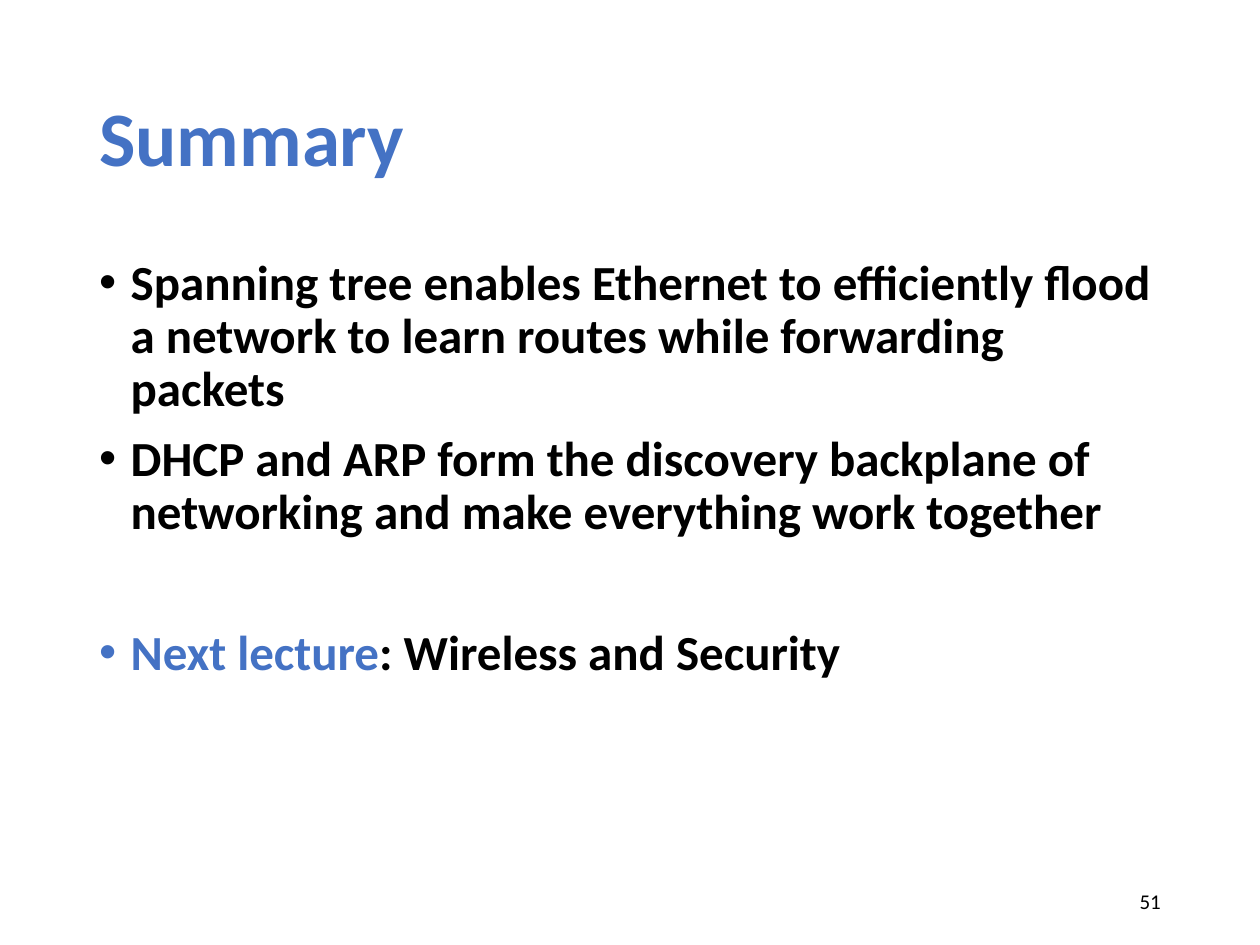
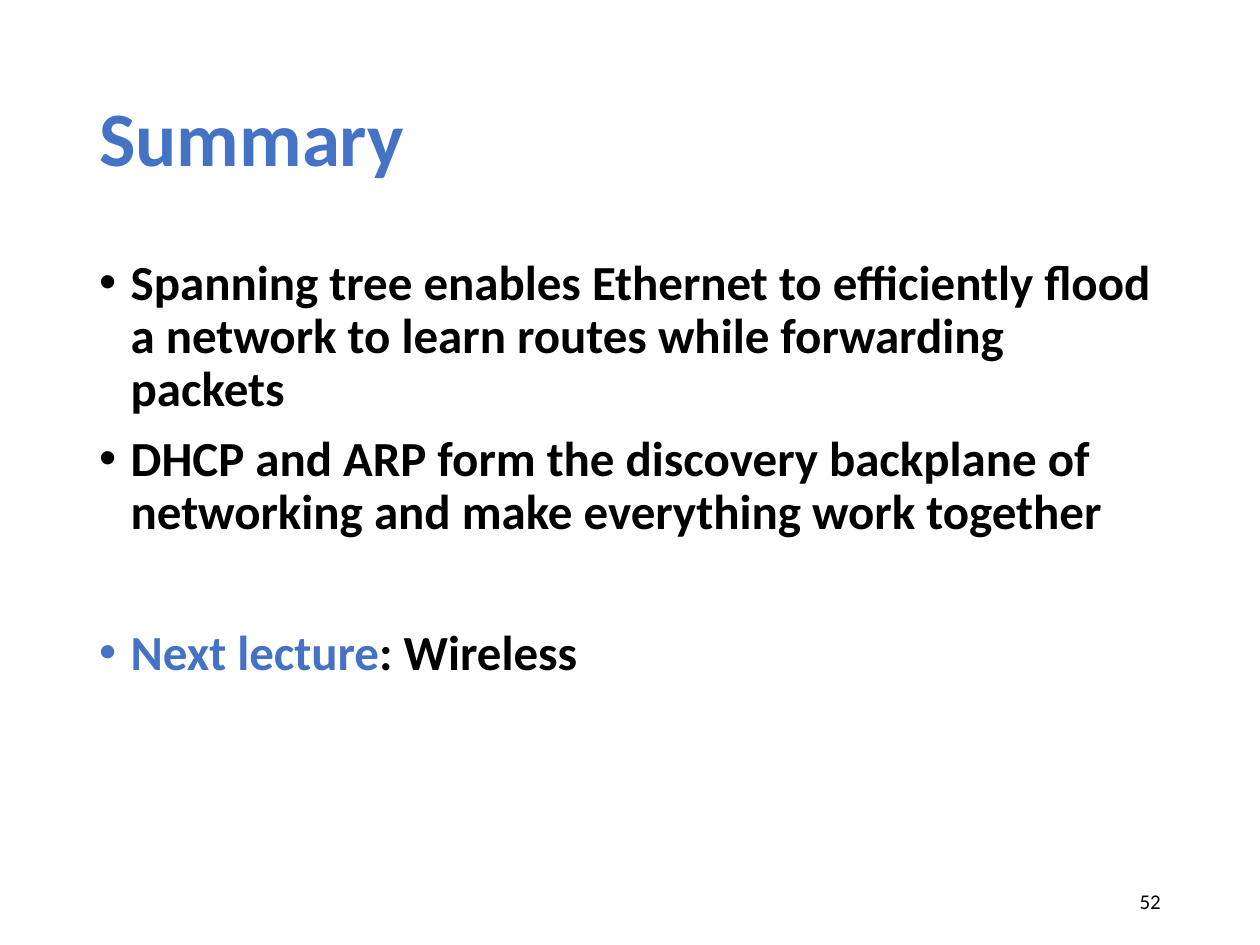
Before and after one commit to xinjin/course-net, a slide deck: slide 52 of slides/lec18_LAN.pptx (slide 51 before the commit). Drawn at 1260x945 pixels with LibreOffice and Linux fonts; fonts in the diff are those of the drawing. Boxes give left, top, right and bottom in pixels: in the first picture for what was removed or moved away, otherwise in the second. Text is boxed around its words. In the diff, an @@ line names an element or a change of style, - is before the commit and + after.

```diff
--- a/slides/lec18_LAN.pptx
+++ b/slides/lec18_LAN.pptx
@@ text at (131,635,577,671): text changed; text colour #000000 to #4472C4 @@
-• Next lecture: Wireless and Security
+• Next lecture: Wireless
@@ page number at (1140,895,1161,909): text changed @@
-51
+52
```
Also in this commit, not shown: 4 other slides changed, 1 slide added, 3 other files.
